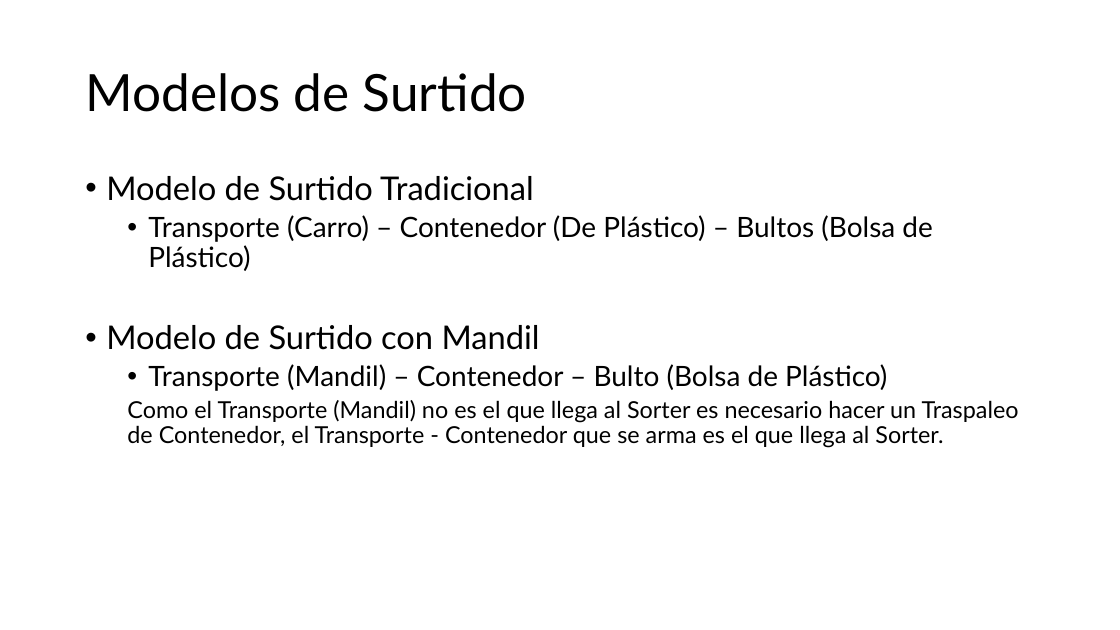
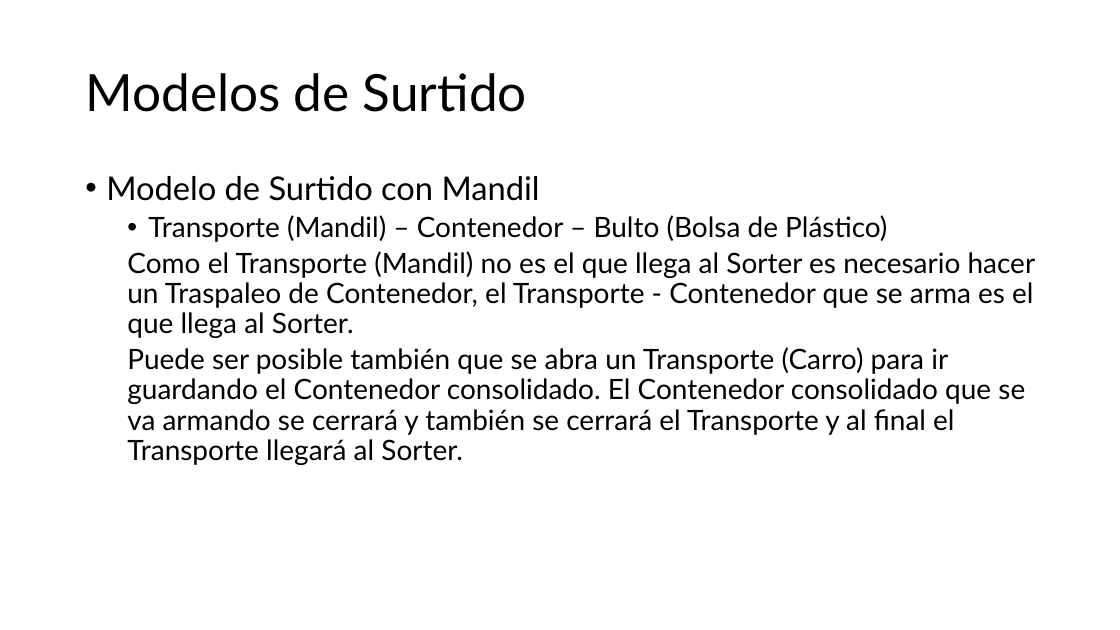
Before and after one commit to JoelBecerraM/FANASA-docs, a slide deck: slide 5 of atCloud - Diseño - Modelos de Surtido.pptx (slide 4 before the commit). Drawn at 1120x630 pixels with LibreOffice and Linux fonts; fonts in the diff are those of the drawing. Boxes give left, top, right and bottom in pixels: in the first picture for what was removed or moved away, otherwise in the second. Text is boxed around its words. In the diff, an @@ line names an element or a change of style, - is before the commit and + after.

```diff
--- a/atCloud - Diseño - Modelos de Surtido.pptx
+++ b/atCloud - Diseño - Modelos de Surtido.pptx
@@ text at (106, 176, 932, 271): paragraphs removed @@
-• Modelo de Surtido Tradicional
-  • Transporte (Carro) – Contenedor (De Plástico) – Bultos (Bolsa de Plástico)
@@ text at (127, 251, 1036, 338): size 20 to 24 pt in "Como el Transporte (Mandil) no es el ..." @@
@@ text at (127, 347, 1025, 465): paragraph added @@
+  Puede ser posible también que se abra un Transporte (Carro) para ir guardando el Contenedor consolidado. El Contenedor consolidado que se va armando se cerrará y también se cerrará el Transporte y al final el Transporte llegará al Sorter.
```
Also in this commit, not shown: 2 other slides changed, 1 slide added, 4 other files.
